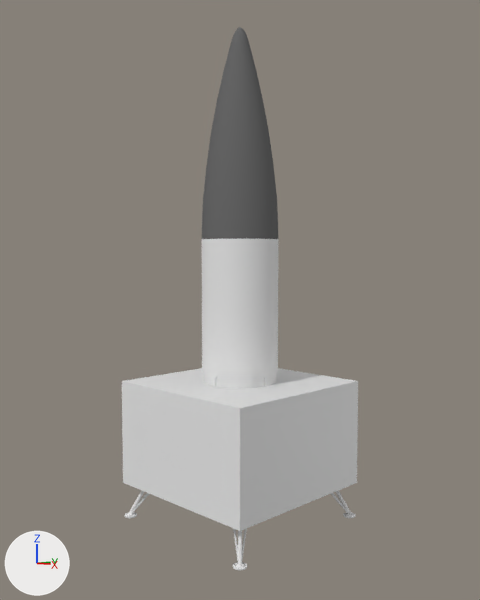
The Blender file vehicles/xaero/xaero.blend: old version first, new version second.
One viewpoint serves both versions: a 50 mm lens placed at (4.49, -4.49, 0.26), pointed at (0.01, -0.01, -0.17). The lights are fixed; the arrows at lower left show +X, +Y and +Z.
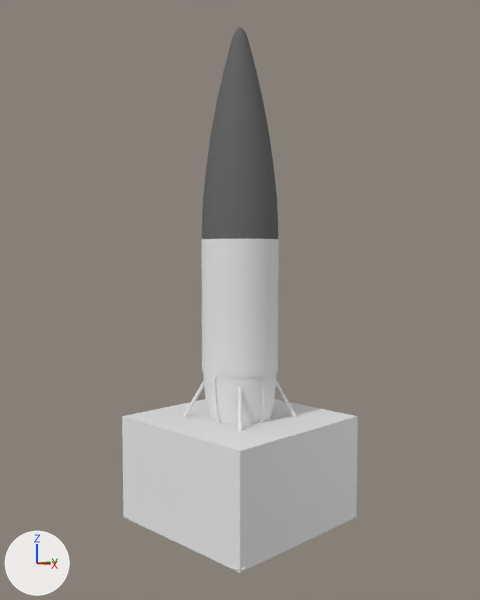
Commit message: xaero autopilot

What differs and where, as boxes (x1, y1, x2, y2) in the pictures (480 x 600 px):
'Cube', moved: before (122, 368, 358, 531); after (122, 399, 358, 572)

The edits, one by one:
Object 'Cube' (ob_cube) moves from (0.0, 0.0, -1.46) to (0.0, 0.0, -1.8).
